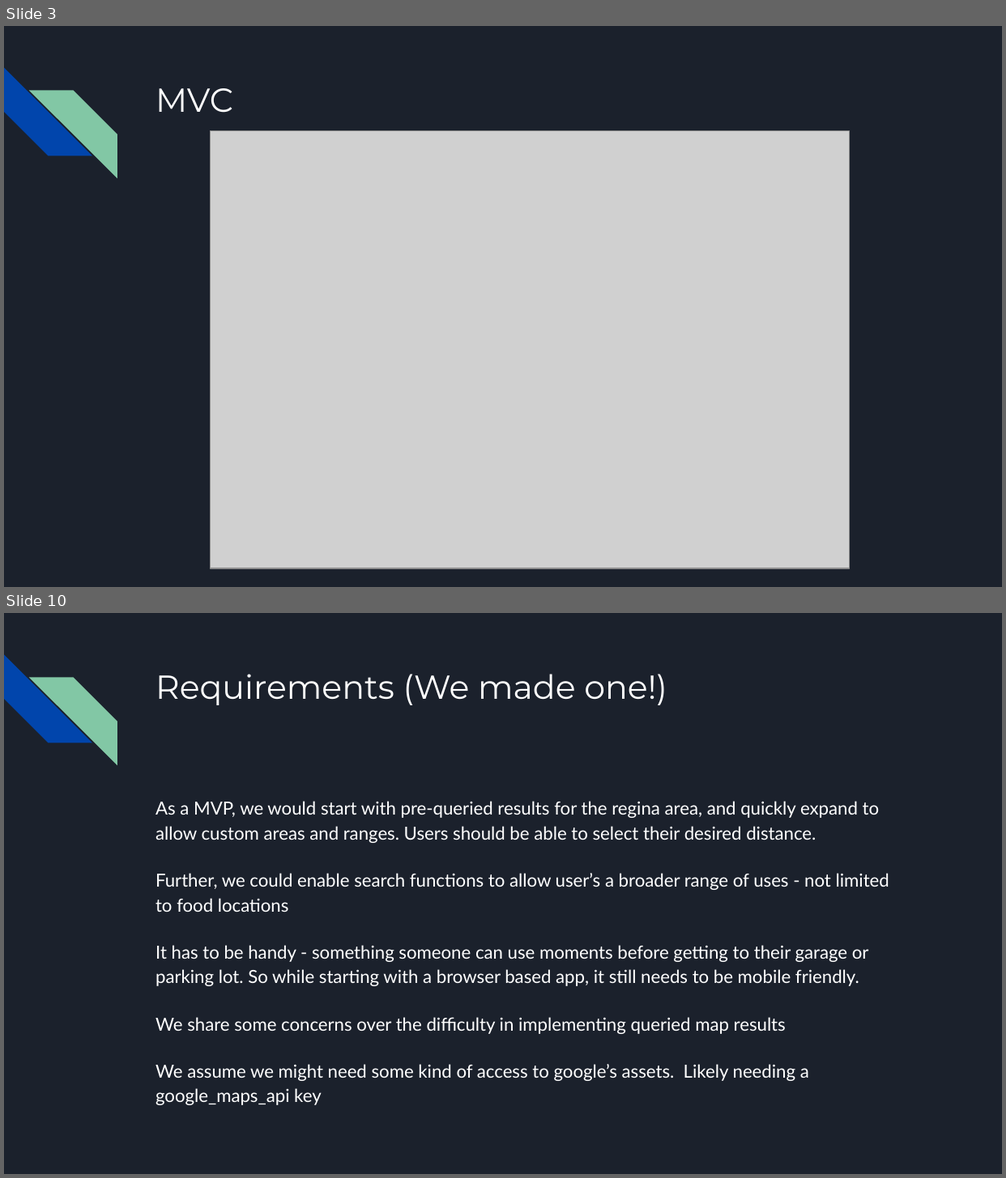
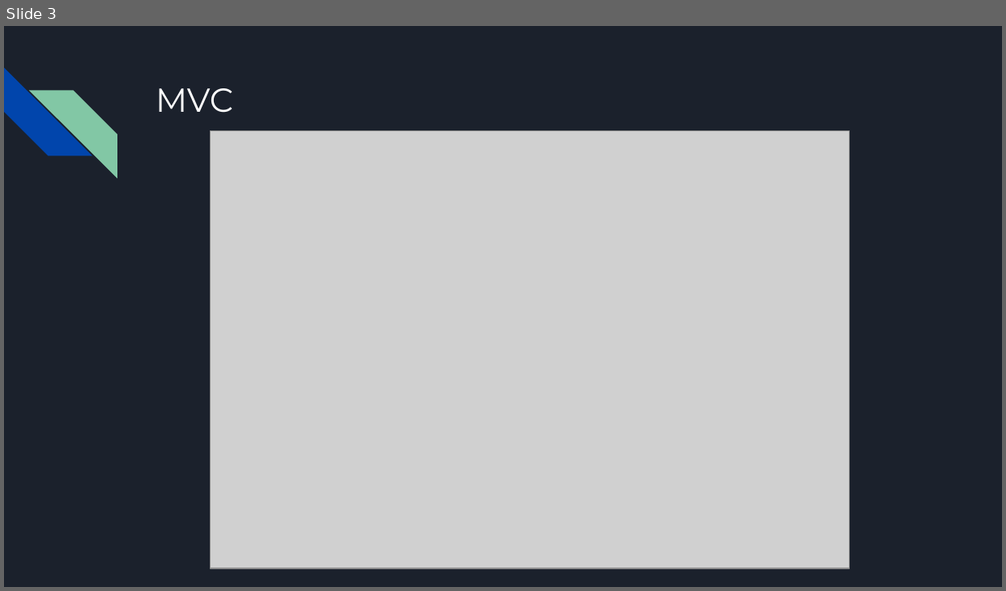
Before and after one commit to brianj-kim/ENSE-374-Project, a slide deck: Milestone#2 Reportouts/Milestone 2 report (WIP).pptx. Shown one above the other, each under a label of ours: slides 3 and 10 before the commit, slide 3 after it; the slides between them are not shown. The pictures are 1006x1178 and 1006x591 pixels, drawn with LibreOffice and Linux fonts; fonts in the diff are those of the drawing; grey boxes stand for pictures. Boxes give left, top, right and bottom in pixels: in the first picture for what was removed or moved away, otherwise in the second. Text is boxed around its words. In the diff, an @@ line names an element or a change of style, - is before the commit and + after.

```diff
--- a/Milestone#2 Reportouts/Milestone 2 report (WIP).pptx
+++ b/Milestone#2 Reportouts/Milestone 2 report (WIP).pptx
@@ slide 10 removed at [4, 613, 1002, 1174], background #1B212C; not listed: 2 template elements that a slide beside it also shows @@
@@ title removed at [155, 674, 667, 705] @@
-Requirements (We made one!)
@@ text removed at [155, 801, 889, 1105] @@
-As a MVP, we would start with pre-queried results for the regina area, and quickly expand to allow custom areas and ranges. Users should be able to select their desired distance.
-Further, we could enable search functions to allow user’s a broader range of uses - not limited to food locations
-It has to be handy - something someone can use moments before getting to their garage or parking lot. So while starting with a browser based app, it still needs to be mobile friendly.
-We share some concerns over the difficulty in implementing queried map results
-We assume we might need some kind of access to google’s assets. Likely needing a google_maps_api key
```
Also in this commit, not shown: 10 slides changed, 3 slides added, 1 other slide removed.
